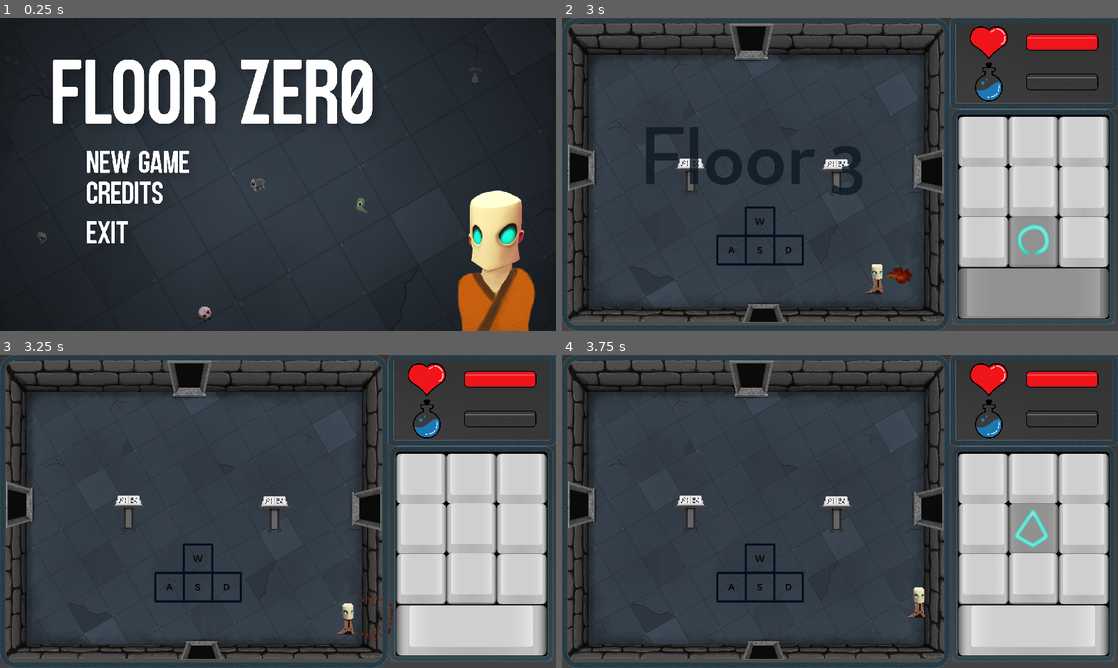
Above: before the commit, frames 1-4 (two rows, left to right).
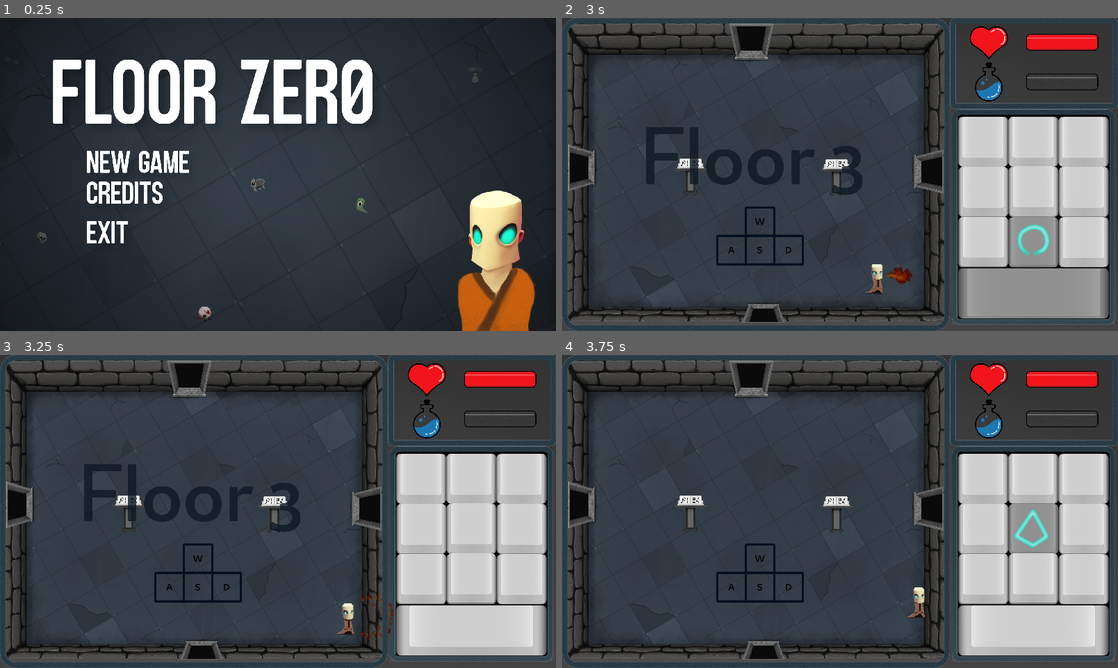
Above: after the commit, the same moments.

Repository: m-at-FNSPE/fitgamejam-team10
Game: Godot game, scene res://Main.tscn
Two runs of this game, one before a commit and one after it. Both use one fixed random seed, a clock stepped at 60 frames per second and the inputs below.
Inputs (mouse positions are in pixels of both pictures, inside the frame that each line leads up to):
- Up to frame 1 (0.25 s): no input
- Up to frame 2 (3 s): click (701, 161) at 0.5 s; tap Enter at 1.25 s; hold D (movement_right) 1.28-2.03 s; tap E (interact) at 1.35 s; hold S (movement_down) 2.03-2.78 s; tap M (rune_bottom_mid) at 2.1 s; hold D (movement_right) from 2.78 s (still down); tap Space (rune_confirm) at 2.85 s
- Up to frame 3 (3.25 s): keep holding D (movement_right)
- Up to frame 4 (3.75 s): release D (movement_right) at 3.53 s; hold W (movement_up) from 3.53 s (still down); tap J (rune_mid_mid) at 3.6 s

Frames 1-2 are identical in both runs. In frame 3, 2.1% of the frame differs, in the area x 15-54%, y 34-57%; in frame 4, nothing differs.

Commit message:
Addded music, fixed a small bug

Diff:
--- a/DungeonGeneration/Room.gd
+++ b/DungeonGeneration/Room.gd
@@ -92,7 +92,6 @@
 
 # Called when the node enters the scene tree for the first time.
 func _ready():
-	emit_signal("finished_floor")
 	generate_layout()
 	generate_room()
 
@@ -285,6 +284,7 @@
 
 func remake_map(body):
 	if body.has_method("dummy_method_only_player_has"):
+		emit_signal("finished_floor")
 		_ready()
 
 func open_doors():
@@ -299,3 +299,7 @@
 func kill_all_enemies():
 	for enemy in current_enemies:
 		enemy.hit_by_sword(100000, Vector2(1,1), 0, "basic")
+	for enemy in current_enemies:
+		enemy.hit_by_sword(100000, Vector2(1,1), 0, "basic")
+	for enemy in current_enemies:
+		enemy.hit_by_sword(100000, Vector2(1,1), 0, "basic")
--- a/GameScenes/Game.gd
+++ b/GameScenes/Game.gd
@@ -7,7 +7,7 @@
 signal game_over
 signal game_won
 
-var floorNumber = 4
+var floorNumber = 3
 
 # Called when the node enters the scene tree for the first time.
 func _ready():
--- a/Main.gd
+++ b/Main.gd
@@ -26,6 +26,7 @@
 func _on_MainMenu_start_game():
 	$Game.show()
 	$MainMenu.hide()
+	$Game.countdown()
 
 
 func _on_Game_game_over():
--- a/Player/Player.gd
+++ b/Player/Player.gd
@@ -75,7 +75,7 @@
 		$Center_of_mass/Sprite.modulate = Color(0, 0.78, 21)
 	else:
 		$Center_of_mass/Sprite.modulate = Color(1, 1, 1)
-
+	$Spell.play()
 	get_node("AnimationPlayer").play("cast")
 	for i in sword_coliding_with_enemies:
 		if i.has_method("hit_by_sword"):
@@ -83,11 +83,12 @@
 			mana += 5
 
 func cast_nullification():
-	if mana >= maxmana - 10:
+	if mana >= maxmana - 10 or true:
+		$Nullify.play()
 		emit_signal("nullification")
-	mana = 0
 
 func cast_aoe():
+	$AOE.play()
 	for i in AOE_colisions:
 		if i.has_method("hit_by_sword"):
 			i.hit_by_sword(5, facing_direction, 100, "neutral")
--- a/Player/Player.tscn
+++ b/Player/Player.tscn
@@ -8,6 +8,9 @@
 [ext_resource path="res://Assets/Effects/Fire/FireAttack03.png" type="Texture" id=6]
 [ext_resource path="res://Assets/Effects/Fire/FireAttack04.png" type="Texture" id=7]
 [ext_resource path="res://Assets/Music/Footstep_Tile_Left_2.mp3" type="AudioStream" id=8]
+[ext_resource path="res://Assets/Music/Picks/nullify.wav" type="AudioStream" id=9]
+[ext_resource path="res://Assets/Music/Picks/AOE.wav" type="AudioStream" id=10]
+[ext_resource path="res://Assets/Music/Picks/flame.wav" type="AudioStream" id=11]
 
 [sub_resource type="CircleShape2D" id=4]
 
@@ -151,6 +154,18 @@
 
 [node name="Timer" type="Timer" parent="."]
 
+[node name="Nullify" type="AudioStreamPlayer" parent="."]
+stream = ExtResource( 9 )
+
+[node name="AOE" type="AudioStreamPlayer" parent="."]
+stream = ExtResource( 10 )
+volume_db = 1.552
+
+[node name="Spell" type="AudioStreamPlayer" parent="."]
+stream = ExtResource( 11 )
+volume_db = 1.552
+pitch_scale = 2.67
+
 [connection signal="body_entered" from="Center_of_mass/SwordHitBox" to="." method="_on_SwordHitBox_body_entered"]
 [connection signal="body_exited" from="Center_of_mass/SwordHitBox" to="." method="_on_SwordHitBox_body_exited"]
 [connection signal="body_entered" from="AOE_hitbox" to="." method="_on_AOE_hitbox_body_entered"]
Not shown: 1 places in Player/Player.tscn that only renumber resources
Not shown, added: Assets/Music/Picks/AOE.wav
Not shown, added: Assets/Music/Picks/flame.wav
Not shown, added: Assets/Music/Picks/nullify.wav
